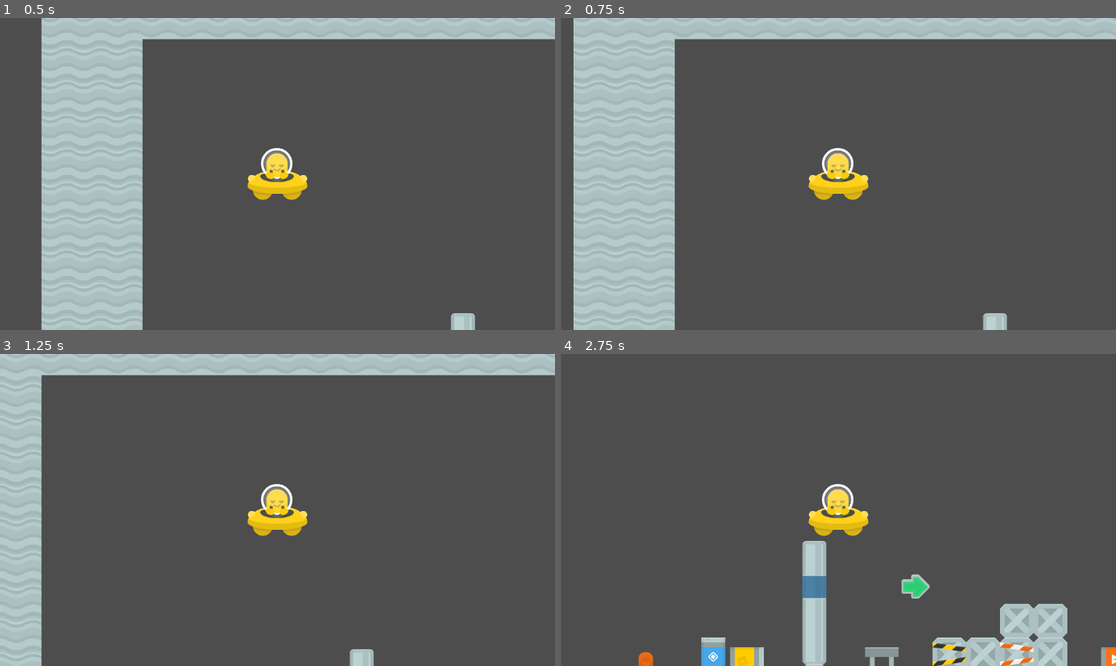
Above: before the commit, frames 1-4 (two rows, left to right).
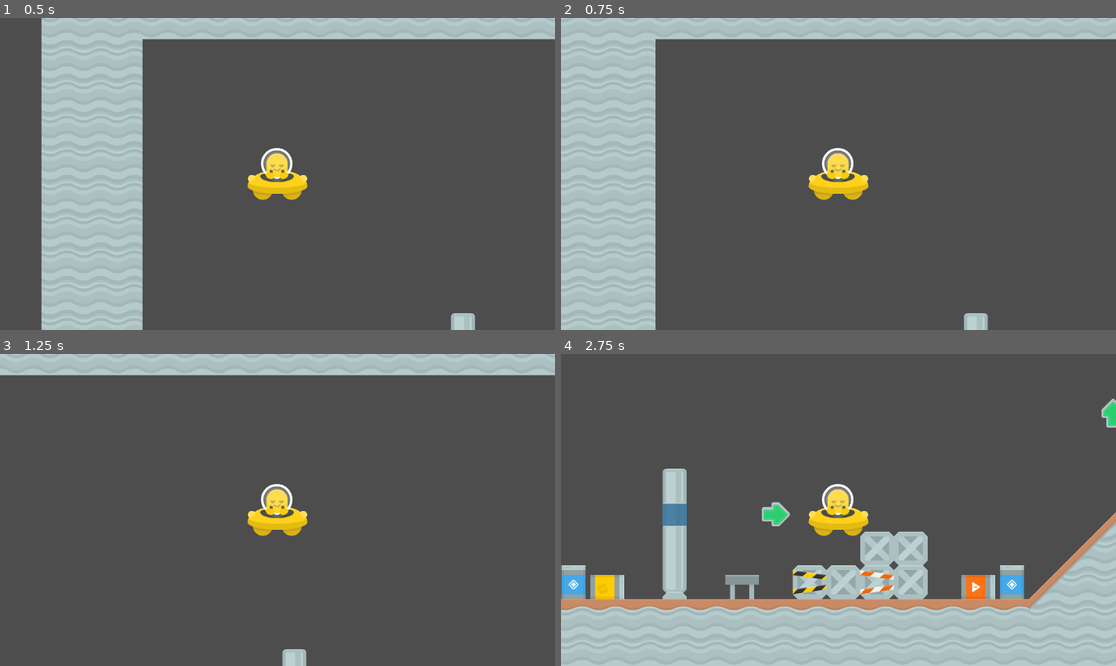
Above: after the commit, the same moments.

Repository: LostReny/DIO_TRILHA_GODOT
Game: Godot game, scene res://scenes/world.tscn
The game is run twice, just before and just after one commit, with the same random seed, the same clock (stepped at 60 frames per second) and the same inputs.
Inputs:
- Up to frame 1 (0.5 s): no input
- Up to frame 2 (0.75 s): tap Enter at 0.5 s; hold Right (ui_right) from 0.53 s (still down)
- Up to frame 3 (1.25 s): keep holding Right (ui_right)
- Up to frame 4 (2.75 s): release Right (ui_right) at 1.28 s; hold Down (ui_down) 1.28-2.03 s; hold Right (ui_right) from 2.03 s (still down)

Frame 1 is identical in both runs. In frame 2, 5.9% of the frame differs, in the area x 0-81%, y 0-100%; in frame 3, 7.5%; in frame 4, 29%, in the area x 0-100%, y 14-100%.

Commit message:
variavel no inspector

Diff:
--- a/Industrial Plataformer/scenes/world.tscn
+++ b/Industrial Plataformer/scenes/world.tscn
@@ -22,6 +22,7 @@
 [node name="Player" type="CharacterBody2D" parent="."]
 motion_mode = 1
 script = ExtResource("2_vhr3k")
+speed = 5.0
 
 [node name="CollisionShape2D" type="CollisionShape2D" parent="Player"]
 shape = SubResource("CircleShape2D_ivkcv")
--- a/Industrial Plataformer/scripts/player.gd
+++ b/Industrial Plataformer/scripts/player.gd
@@ -1,11 +1,11 @@
 extends CharacterBody2D
 
 
-const SPEED = 300.0
+@export var speed = 300.0
 
 
 func _physics_process(delta):
 
 	var direction = Input.get_vector("ui_left", "ui_right", "ui_up", "ui_down")
-	velocity = direction * SPEED
+	velocity = direction * speed * 100
 	move_and_slide()
